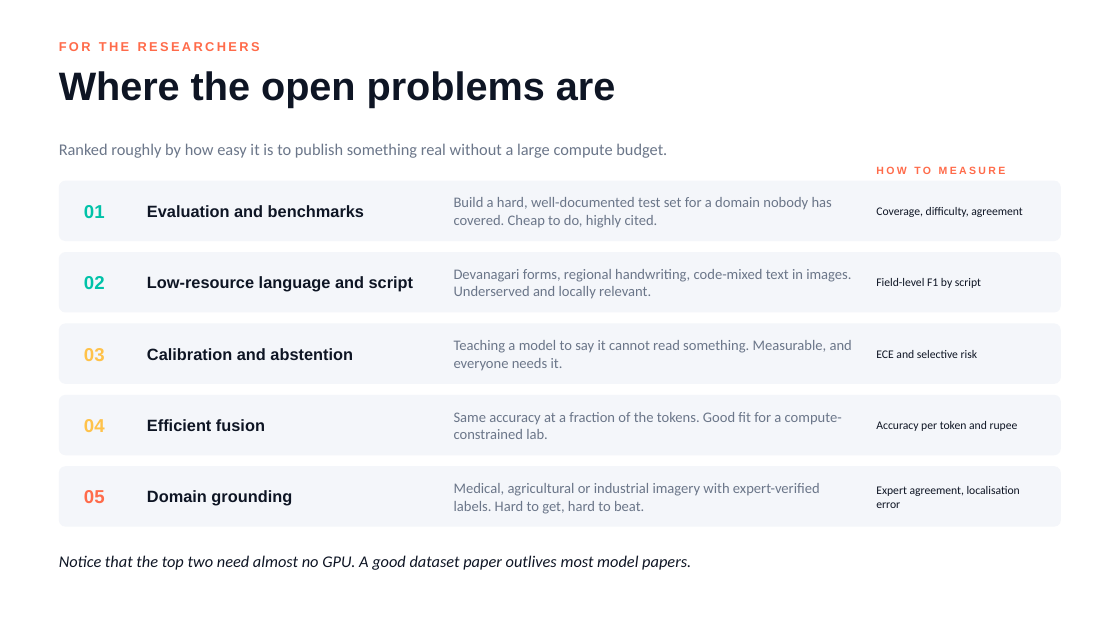
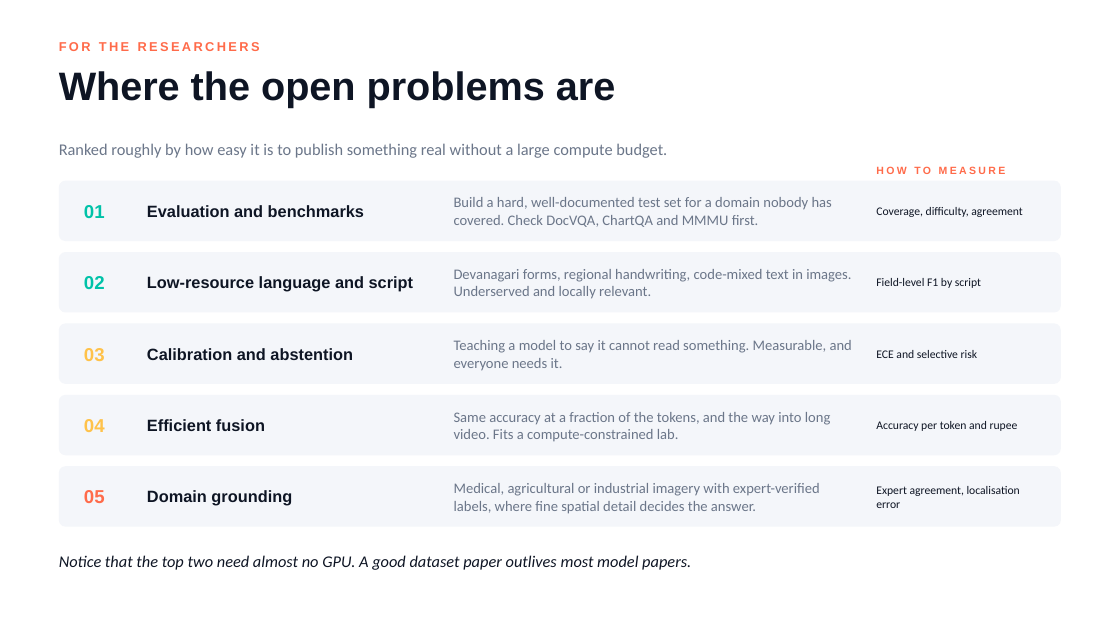
Before and after one commit to lksmangai/DeepLearning, a slide deck: slide 25 of Multimodal-AI-ATAL-FDP-Deck.pptx. Drawn at 1120x630 pixels with LibreOffice and Linux fonts; fonts in the diff are those of the drawing. Boxes give left, top, right and bottom in pixels: in the first picture for what was removed or moved away, otherwise in the second. Text is boxed around its words. In the diff, an @@ line names an element or a change of style, - is before the commit and + after.

```diff
--- a/Multimodal-AI-ATAL-FDP-Deck.pptx
+++ b/Multimodal-AI-ATAL-FDP-Deck.pptx
@@ text at [454, 197, 832, 227]: text changed @@
-Build a hard, well-documented test set for a domain nobody has covered. Cheap to do, highly cited.
+Build a hard, well-documented test set for a domain nobody has covered. Check DocVQA, ChartQA and MMMU first.
@@ text at [454, 412, 831, 441]: text changed @@
-Same accuracy at a fraction of the tokens. Good fit for a compute-constrained lab.
+Same accuracy at a fraction of the tokens, and the way into long video. Fits a compute-constrained lab.
@@ text at [454, 483, 820, 514]: text changed @@
-Medical, agricultural or industrial imagery with expert-verified labels. Hard to get, hard to beat.
+Medical, agricultural or industrial imagery with expert-verified labels, where fine spatial detail decides the answer.
```
Also in this commit, not shown: 8 other slides changed.
